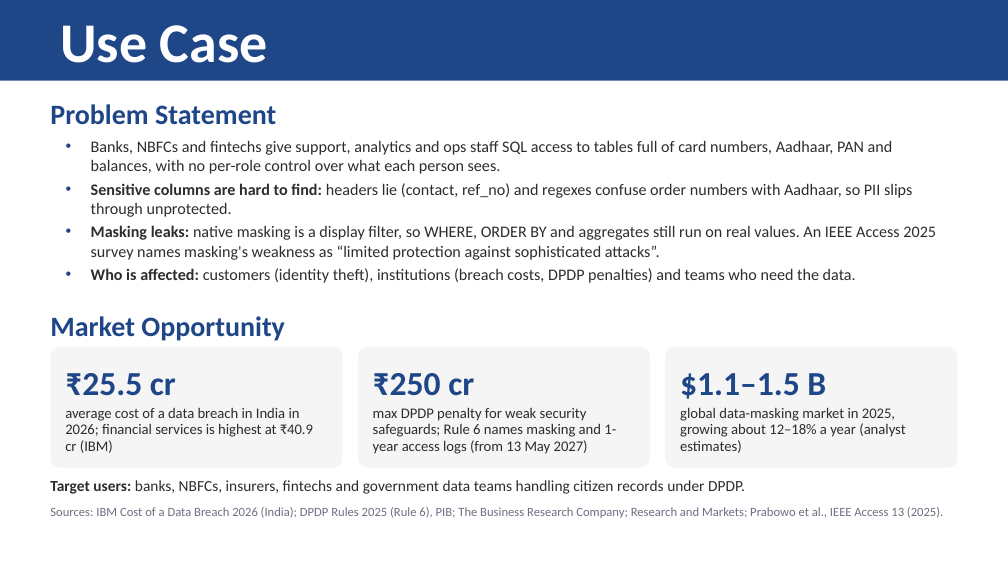
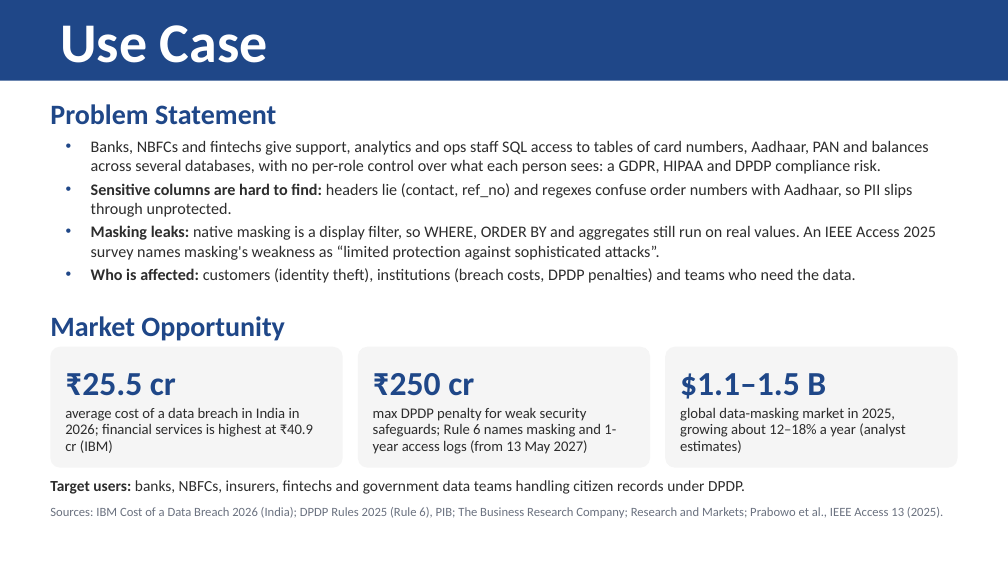
Before and after one commit to hotaro6754/mask, a slide deck: slide 2 of docs/MaskGuard_Round1_Submission.pptx. Drawn at 1008x567 pixels with LibreOffice and Linux fonts; fonts in the diff are those of the drawing. Boxes give left, top, right and bottom in pixels: in the first picture for what was removed or moved away, otherwise in the second. Text is boxed around its words. In the diff, an @@ line names an element or a change of style, - is before the commit and + after.

```diff
--- a/docs/MaskGuard_Round1_Submission.pptx
+++ b/docs/MaskGuard_Round1_Submission.pptx
@@ text at bbox=[91, 141, 929, 174]: text changed @@
-• Banks, NBFCs and fintechs give support, analytics and ops staff SQL access to tables full of card numbers, Aadhaar, PAN and balances, with no per-role control over what each person sees.
+• Banks, NBFCs and fintechs give support, analytics and ops staff SQL access to tables of card numbers, Aadhaar, PAN and balances across several databases, with no per-role control over what each person sees: a GDPR, HIPAA and DPDP compliance risk.
```
Also in this commit, not shown: 4 other slides changed, 1 other file.
